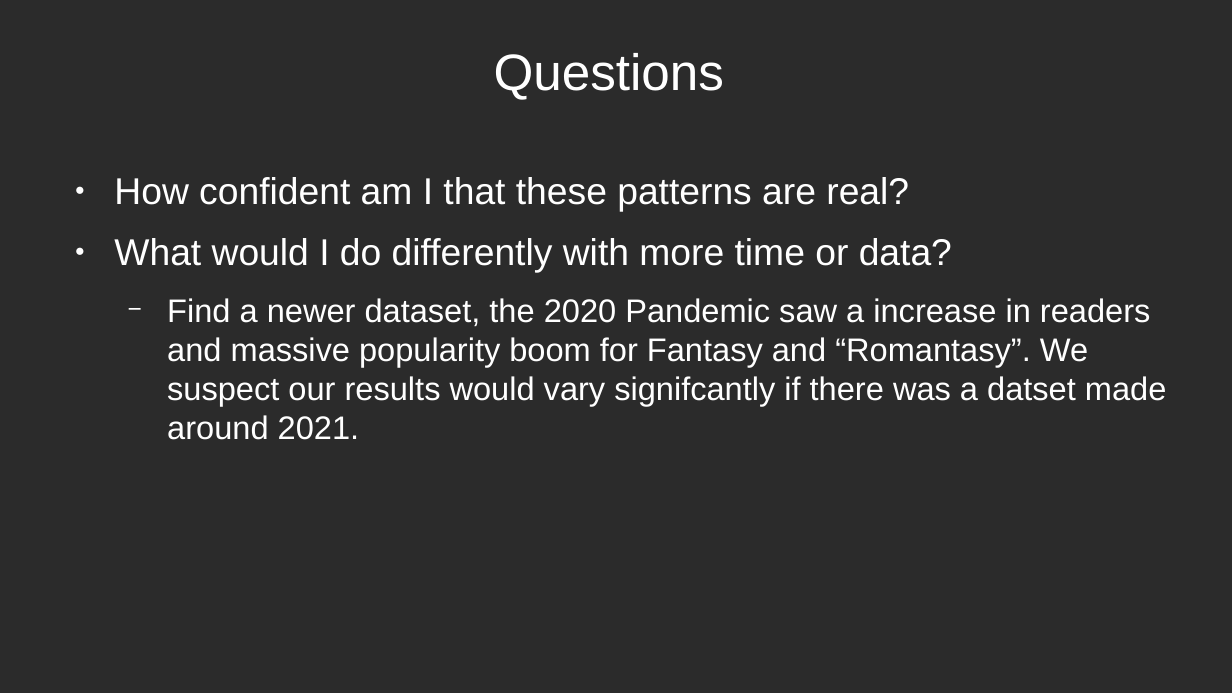
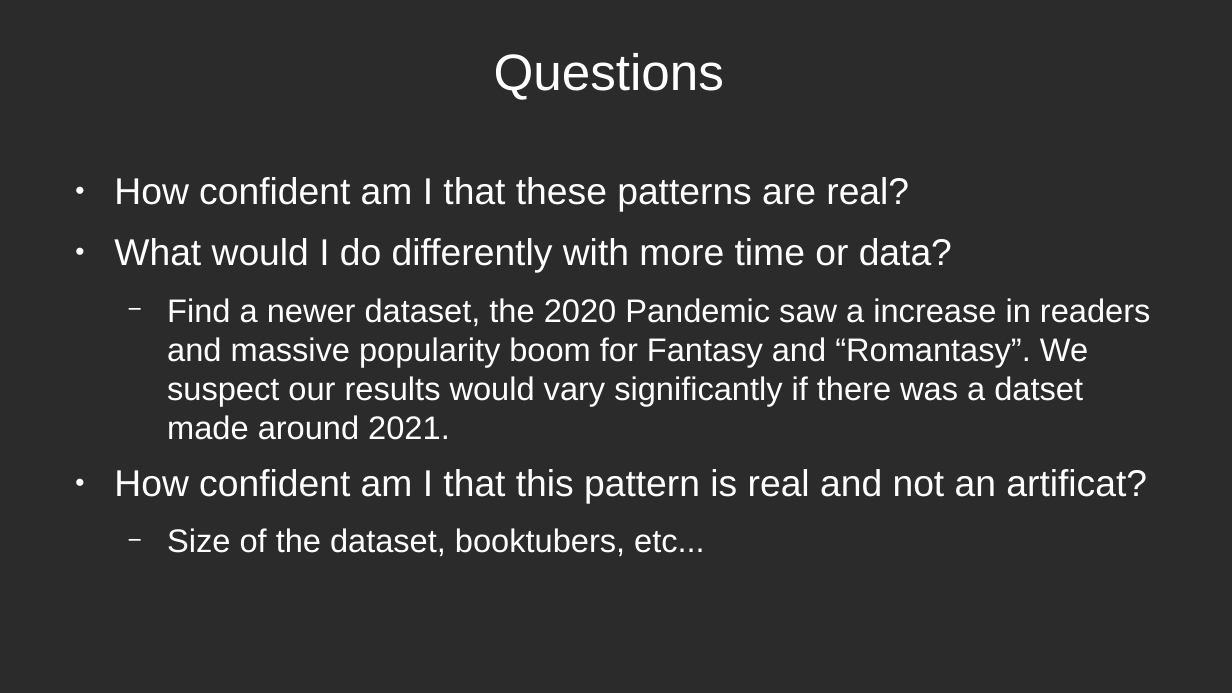
Before and after one commit to crystalstorm466/cs4412-project, a slide deck: slide 14 of docs/CS4412_David_Holland_Slides.odp (slide 7 before the commit). Drawn at 1232x693 pixels with LibreOffice and Linux fonts; fonts in the diff are those of the drawing; background and template pictures are left out; a plain dark background stands for a picture behind light text. Boxes give left, top, right and bottom in pixels: in the first picture for what was removed or moved away, otherwise in the second. Text is boxed around its words. In the diff, an @@ line names an element or a change of style, - is before the commit and + after.

```diff
--- a/docs/CS4412_David_Holland_Slides.odp
+++ b/docs/CS4412_David_Holland_Slides.odp
@@ text at bbox=[114, 298, 1150, 556]: text changed @@
-  − Find a newer dataset, the 2020 Pandemic saw a increase in readers and massive popularity boom for Fantasy and “Romantasy”. We suspect our results would vary signifcantly if there was a datset made around 2021.
+  − Find a newer dataset, the 2020 Pandemic saw a increase in readers and massive popularity boom for Fantasy and “Romantasy”. We suspect our results would vary significantly if there was a datset made around 2021.
+● How confident am I that this pattern is real and not an artificat?
+  − Size of the dataset, booktubers, etc...
```
Also in this commit, not shown: 7 slides added, 1 slide removed, 1 other file.
